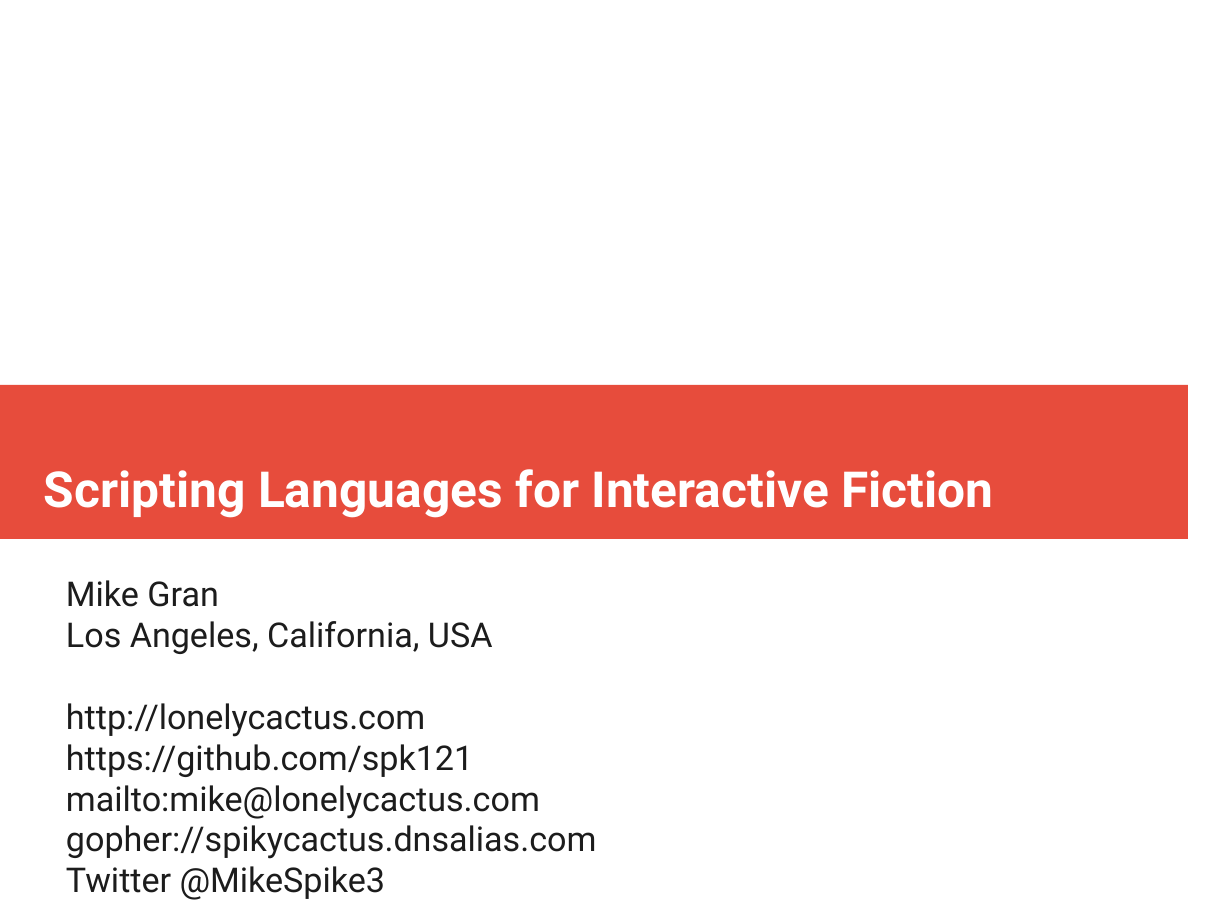
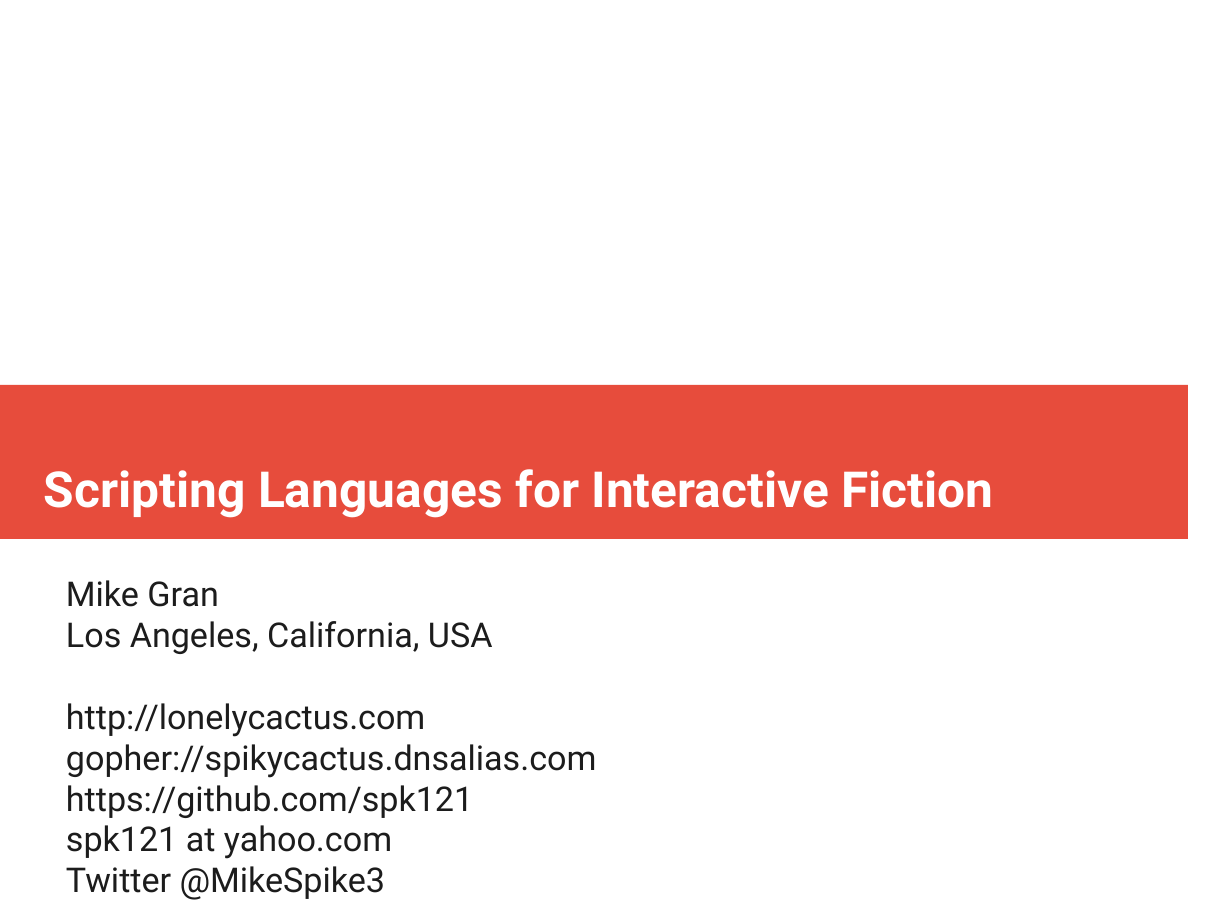
Before and after one commit to spk121/fosdem2019, a slide deck: slide 1 of ScriptingIF.odp. Drawn at 1232x924 pixels with LibreOffice and Linux fonts; fonts in the diff are those of the drawing. Boxes give left, top, right and bottom in pixels: in the first picture for what was removed or moved away, otherwise in the second. Text is boxed around its words. In the diff, an @@ line names an element or a change of style, - is before the commit and + after.

```diff
--- a/ScriptingIF.odp
+++ b/ScriptingIF.odp
@@ subtitle at bbox=[66, 744, 596, 778]: paragraph added @@
+gopher://spikycactus.dnsalias.com
@@ subtitle at bbox=[66, 825, 392, 859]: text changed @@
-mailto:mike@lonelycactus.com
-gopher://spikycactus.dnsalias.com
+spk121 at yahoo.com
```
Also in this commit, not shown: 10 other slides changed, 16 slides added, 2 slides removed, 7 other files.
